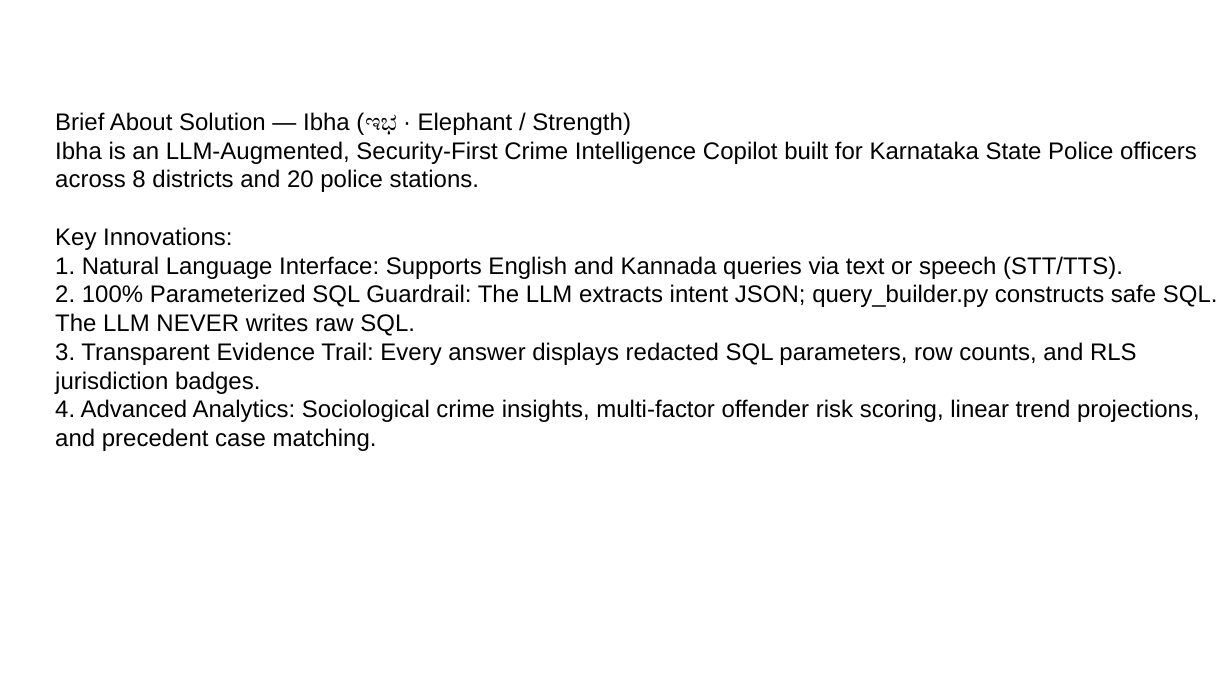
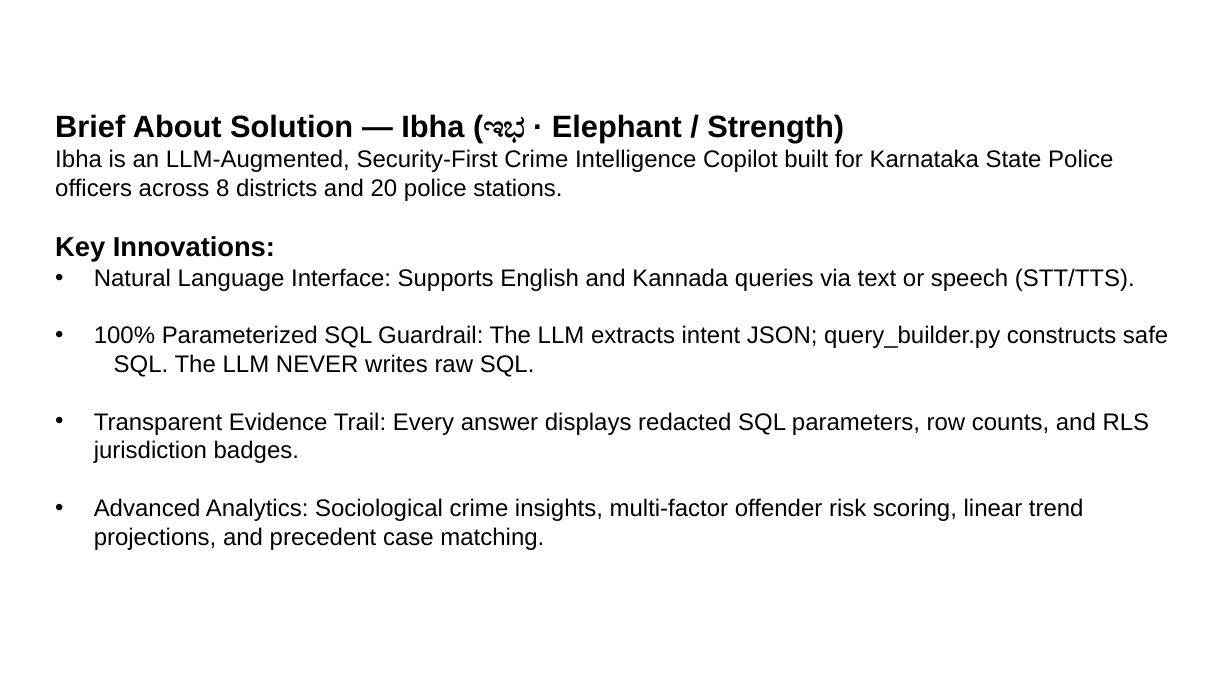
Before and after one commit to Bhakti-e/ibha-ksp, a slide deck: slide 2 of Ibha_KSP_Prototype_Submission.pptx. Drawn at 1232x693 pixels with LibreOffice and Linux fonts; fonts in the diff are those of the drawing; background and template pictures are left out. Boxes give left, top, right and bottom in pixels: in the first picture for what was removed or moved away, otherwise in the second. Text is boxed around its words. In the diff, an @@ line names an element or a change of style, - is before the commit and + after.

```diff
--- a/Ibha_KSP_Prototype_Submission.pptx
+++ b/Ibha_KSP_Prototype_Submission.pptx
@@ text at (x1=55, y1=114, x2=844, y2=143): size 14 to 18 pt, bold on in "Brief About Solution — Ibha (ಇಭ · ..." @@
@@ text at (x1=55, y1=236, x2=1168, y2=550): text changed @@
-Key Innovations:
-1. Natural Language Interface: Supports English and Kannada queries via text or speech (STT/TTS).
-2. 100% Parameterized SQL Guardrail: The LLM extracts intent JSON; query_builder.py constructs safe SQL. The LLM NEVER writes raw SQL.
-3. Transparent Evidence Trail: Every answer displays redacted SQL parameters, row counts, and RLS jurisdiction badges.
-4. Advanced Analytics: Sociological crime insights, multi-factor offender risk scoring, linear trend projections, and precedent case matching.
+Key Innovations:
+• Natural Language Interface: Supports English and Kannada queries via text or speech (STT/TTS).
+• 100% Parameterized SQL Guardrail: The LLM extracts intent JSON; query_builder.py constructs safe SQL. The LLM NEVER writes raw SQL.
+• Transparent Evidence Trail: Every answer displays redacted SQL parameters, row counts, and RLS jurisdiction badges.
+• Advanced Analytics: Sociological crime insights, multi-factor offender risk scoring, linear trend projections, and precedent case matching.
```
Also in this commit, not shown: 10 other slides changed, 3 slides removed, 5 other files.
